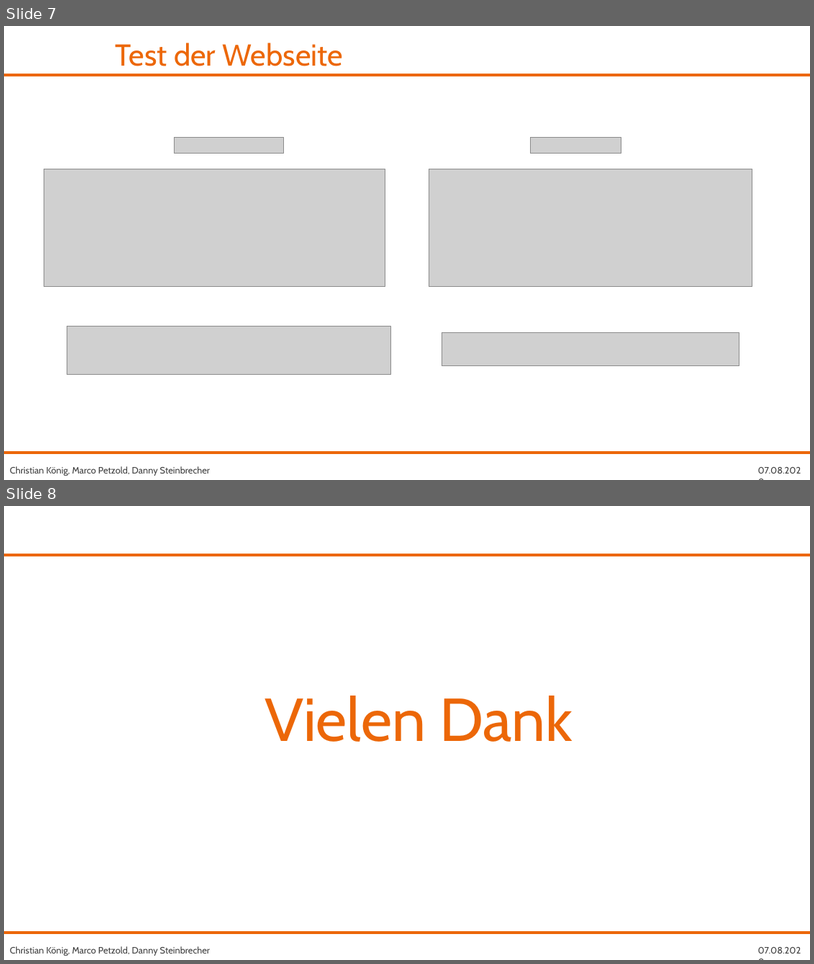
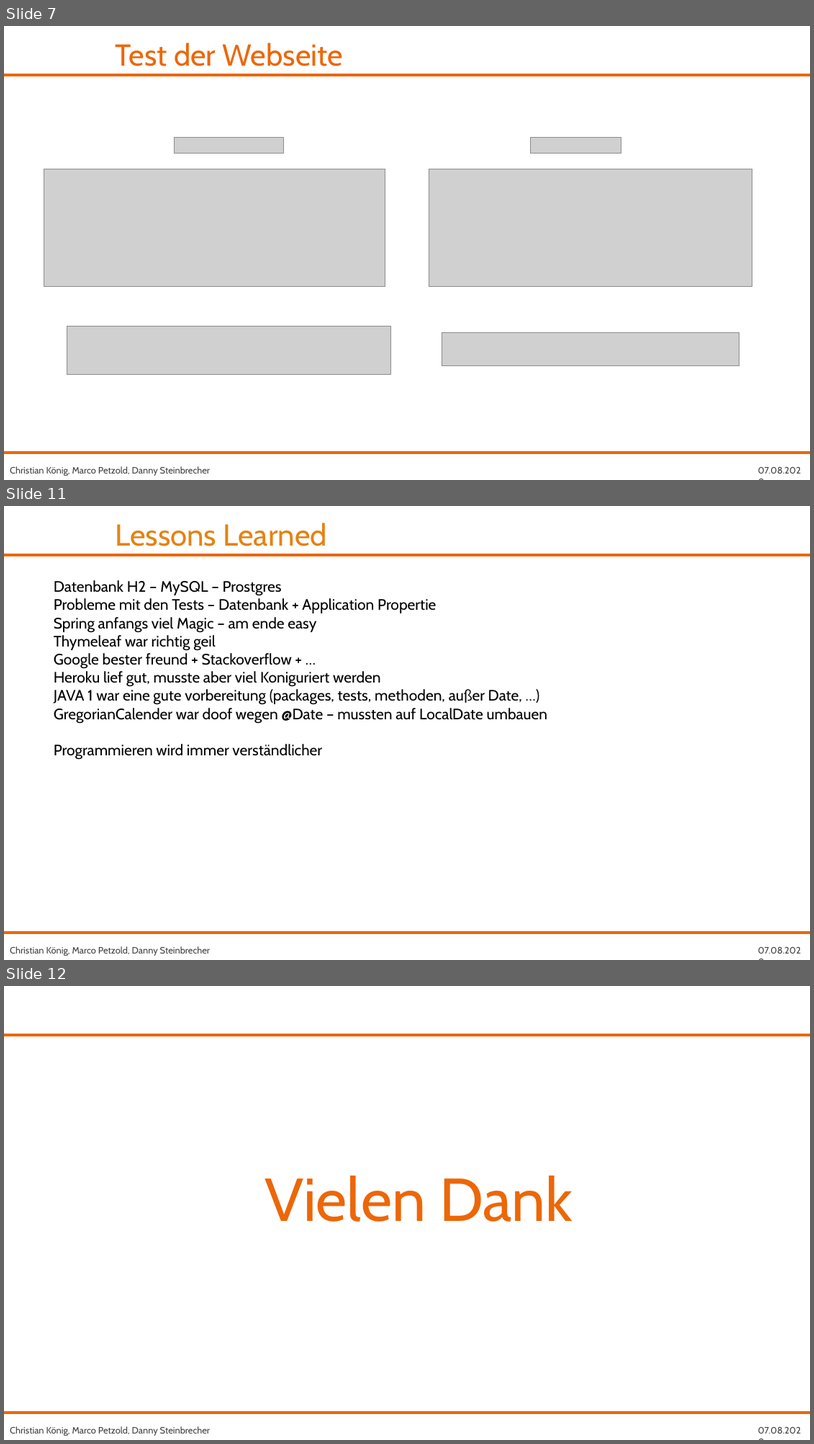
Before and after one commit to fh-erfurt/RentATool, a slide deck: share/presentations/Java 2/RentATool_17.07.2020.pptx. Shown one above the other, each under a label of ours: slides 7 and 8 before the commit, slides 7, 11 and 12 after it; the slides between them are not shown. The pictures are 814x964 and 814x1444 pixels, drawn with LibreOffice and Linux fonts; fonts in the diff are those of the drawing; grey boxes stand for pictures; background and template pictures are left out. Boxes give left, top, right and bottom in pixels: in the first picture for what was removed or moved away, otherwise in the second. Text is boxed around its words. In the diff, an @@ line names an element or a change of style, - is before the commit and + after.

Commit message:
updated presentation

```diff
--- a/share/presentations/Java 2/RentATool_17.07.2020.pptx
+++ b/share/presentations/Java 2/RentATool_17.07.2020.pptx
@@ slide 11 added at [4,506,810,960], background #FFFFFF; not listed: 4 template elements that a slide beside it also shows @@
@@ text added at [116,523,327,546], 36 pt, text #E48312 @@
+Lessons Learned
@@ text added at [54,580,548,759], 18 pt, text #000000 @@
+Datenbank H2 – MySQL – Prostgres
+Probleme mit den Tests – Datenbank + Application Propertie
+Spring anfangs viel Magic – am ende easy
+Thymeleaf war richtig geil
+Google bester freund + Stackoverflow + …
+Heroku lief gut, musste aber viel Koniguriert werden
+JAVA 1 war eine gute vorbereitung (packages, tests, methoden, außer Date, …)
+GregorianCalender war doof wegen @Date – mussten auf LocalDate umbauen
+Programmieren wird immer verständlicher
@@ what was slide 8 is now slide 12 @@
```
Also in this commit, not shown: 3 other slides added.
